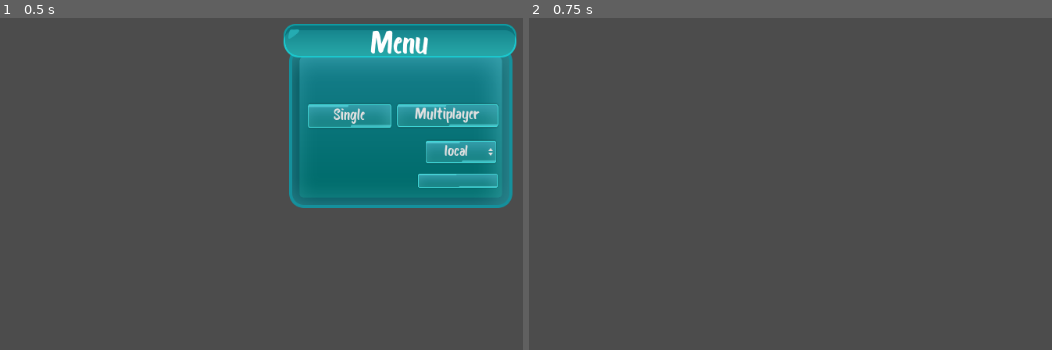
Above: before the commit, frames 1-2 (left to right).
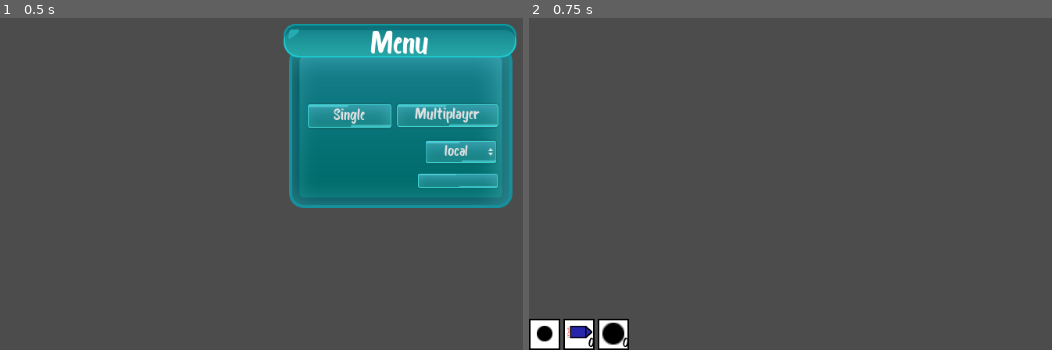
Above: after the commit, the same moments.

Repository: mm-102/godot_tanks
Game: Godot game, scene res://Main.tscn
Two runs of this game, one before a commit and one after it. Both use one fixed random seed, a clock stepped at 60 frames per second and the inputs below.
Inputs:
- Up to frame 1 (0.5 s): no input
- Up to frame 2 (0.75 s): click "Multiplayer" at 0.5 s

Frame 1 is identical in both runs. In frame 2, 1.6% of the frame differs, in the area x 0-20%, y 90-100%.
Error in both runs: Invalid get index 'ip' (on base: 'Nil'). (res://GUI/Menu.gd:29)

Commit message:
Add prototype of Player GUI  - Attach camera to Player  - Add 3 boxes which will show how much ammo of every type you have

Diff:
--- a/Main.gd
+++ b/Main.gd
@@ -8,7 +8,6 @@
 }
 var is_multiplayer = false
 
-
 func game_mode(sel_mode: int, adress):
 	var mode_inst = MODE_DICT[sel_mode].instance()
 	if sel_mode == GAME_MODE.MULTI:
@@ -17,3 +16,5 @@
 		transfer_inst.ip = adress
 		get_node("/root").add_child(transfer_inst)
 	add_child(mode_inst)
+
+	get_node("Player_Gui_Layer").visible = true
--- a/Main.tscn
+++ b/Main.tscn
@@ -1,9 +1,19 @@
-[gd_scene load_steps=3 format=2]
+[gd_scene load_steps=4 format=2]
 
 [ext_resource path="res://GUI/Menu.tscn" type="PackedScene" id=1]
 [ext_resource path="res://Main.gd" type="Script" id=2]
+[ext_resource path="res://Player/Player_GUI/GUI.tscn" type="PackedScene" id=3]
 
 [node name="Main" type="Node"]
 script = ExtResource( 2 )
 
 [node name="Menu" parent="." instance=ExtResource( 1 )]
+
+[node name="Player_Gui_Layer" type="CanvasLayer" parent="."]
+visible = false
+
+[node name="GUI" parent="Player_Gui_Layer" instance=ExtResource( 3 )]
+anchor_top = 1.0
+anchor_bottom = 1.0
+margin_top = -40.0
+margin_bottom = 0.0
--- /dev/null
+++ b/Player/Player_GUI/AmmoCounter.tscn
@@ -0,0 +1,41 @@
+[gd_scene load_steps=4 format=2]
+
+[ext_resource path="res://textures/ammo_box.png" type="Texture" id=1]
+[ext_resource path="res://textures/text/Bosk.ttf" type="DynamicFontData" id=2]
+
+[sub_resource type="DynamicFont" id=1]
+use_mipmaps = true
+use_filter = true
+font_data = ExtResource( 2 )
+
+[node name="AmmoCounter" type="MarginContainer"]
+anchor_left = 1.0
+anchor_top = 0.5
+anchor_right = 1.0
+anchor_bottom = 0.5
+margin_left = -1024.0
+margin_top = -300.0
+margin_right = -984.0
+margin_bottom = -260.0
+rect_min_size = Vector2( 40, 40 )
+
+[node name="Background" type="NinePatchRect" parent="."]
+margin_right = 40.0
+margin_bottom = 40.0
+texture = ExtResource( 1 )
+
+[node name="Number" type="Label" parent="Background"]
+modulate = Color( 0, 0, 0, 1 )
+self_modulate = Color( 0, 0, 0, 1 )
+margin_right = 40.0
+margin_bottom = 40.0
+custom_colors/font_color = Color( 0, 0, 0, 1 )
+custom_colors/font_outline_modulate = Color( 0, 0, 0, 1 )
+custom_fonts/font = SubResource( 1 )
+text = "0"
+align = 2
+valign = 2
+
+[node name="Icon" type="TextureRect" parent="Background"]
+margin_right = 40.0
+margin_bottom = 40.0
--- /dev/null
+++ b/Player/Player_GUI/BulletCounter.tscn
@@ -0,0 +1,18 @@
+[gd_scene load_steps=3 format=2]
+
+[ext_resource path="res://textures/bullet.png" type="Texture" id=1]
+[ext_resource path="res://Player/Player_GUI/AmmoCounter.tscn" type="PackedScene" id=2]
+
+[node name="BulletCounter" instance=ExtResource( 2 )]
+
+[node name="Number" parent="Background" index="0"]
+text = ""
+
+[node name="Icon" parent="Background" index="1"]
+margin_left = 10.0
+margin_top = 9.0
+margin_right = 50.0
+margin_bottom = 49.0
+rect_scale = Vector2( 0.5, 0.5 )
+texture = ExtResource( 1 )
+expand = true
--- /dev/null
+++ b/Player/Player_GUI/FragBombCounter.tscn
@@ -0,0 +1,15 @@
+[gd_scene load_steps=3 format=2]
+
+[ext_resource path="res://textures/bullet.png" type="Texture" id=1]
+[ext_resource path="res://Player/Player_GUI/AmmoCounter.tscn" type="PackedScene" id=2]
+
+[node name="FragBombCounter" instance=ExtResource( 2 )]
+
+[node name="Icon" parent="Background" index="1"]
+margin_left = 6.0
+margin_top = 5.0
+margin_right = 46.0
+margin_bottom = 45.0
+rect_scale = Vector2( 0.7, 0.7 )
+texture = ExtResource( 1 )
+expand = true
--- /dev/null
+++ b/Player/Player_GUI/GUI.tscn
@@ -0,0 +1,43 @@
+[gd_scene load_steps=4 format=2]
+
+[ext_resource path="res://Player/Player_GUI/BulletCounter.tscn" type="PackedScene" id=1]
+[ext_resource path="res://Player/Player_GUI/RocketCounter.tscn" type="PackedScene" id=2]
+[ext_resource path="res://Player/Player_GUI/FragBombCounter.tscn" type="PackedScene" id=3]
+
+[node name="GUI" type="MarginContainer"]
+anchor_right = 1.0
+margin_bottom = 40.0
+
+[node name="HBoxContainer" type="HBoxContainer" parent="."]
+margin_right = 1024.0
+margin_bottom = 40.0
+
+[node name="BulletCounter" parent="HBoxContainer" instance=ExtResource( 1 )]
+anchor_left = 0.0
+anchor_top = 0.0
+anchor_right = 0.0
+anchor_bottom = 0.0
+margin_left = 0.0
+margin_top = 0.0
+margin_right = 40.0
+margin_bottom = 40.0
+
+[node name="RocketCounter" parent="HBoxContainer" instance=ExtResource( 2 )]
+anchor_left = 0.0
+anchor_top = 0.0
+anchor_right = 0.0
+anchor_bottom = 0.0
+margin_left = 44.0
+margin_top = 0.0
+margin_right = 84.0
+margin_bottom = 40.0
+
+[node name="FragBombCounter" parent="HBoxContainer" instance=ExtResource( 3 )]
+anchor_left = 0.0
+anchor_top = 0.0
+anchor_right = 0.0
+anchor_bottom = 0.0
+margin_left = 88.0
+margin_top = 0.0
+margin_right = 128.0
+margin_bottom = 40.0
--- /dev/null
+++ b/Player/Player_GUI/RocketCounter.tscn
@@ -0,0 +1,14 @@
+[gd_scene load_steps=3 format=2]
+
+[ext_resource path="res://textures/rocket.png" type="Texture" id=1]
+[ext_resource path="res://Player/Player_GUI/AmmoCounter.tscn" type="PackedScene" id=2]
+
+[node name="RocketCounter" instance=ExtResource( 2 )]
+
+[node name="Icon" parent="Background" index="1"]
+margin_left = 5.0
+margin_top = 9.0
+margin_right = 69.0
+margin_bottom = 41.0
+rect_scale = Vector2( 0.5, 0.5 )
+texture = ExtResource( 1 )
--- a/Player/Tank/Tank.tscn
+++ b/Player/Tank/Tank.tscn
@@ -83,4 +83,7 @@
 anims/RESET = SubResource( 4 )
 anims/explode = SubResource( 3 )
 
+[node name="Camera2D" type="Camera2D" parent="."]
+current = true
+
 [connection signal="body_entered" from="." to="." method="_on_base_body_entered"]
